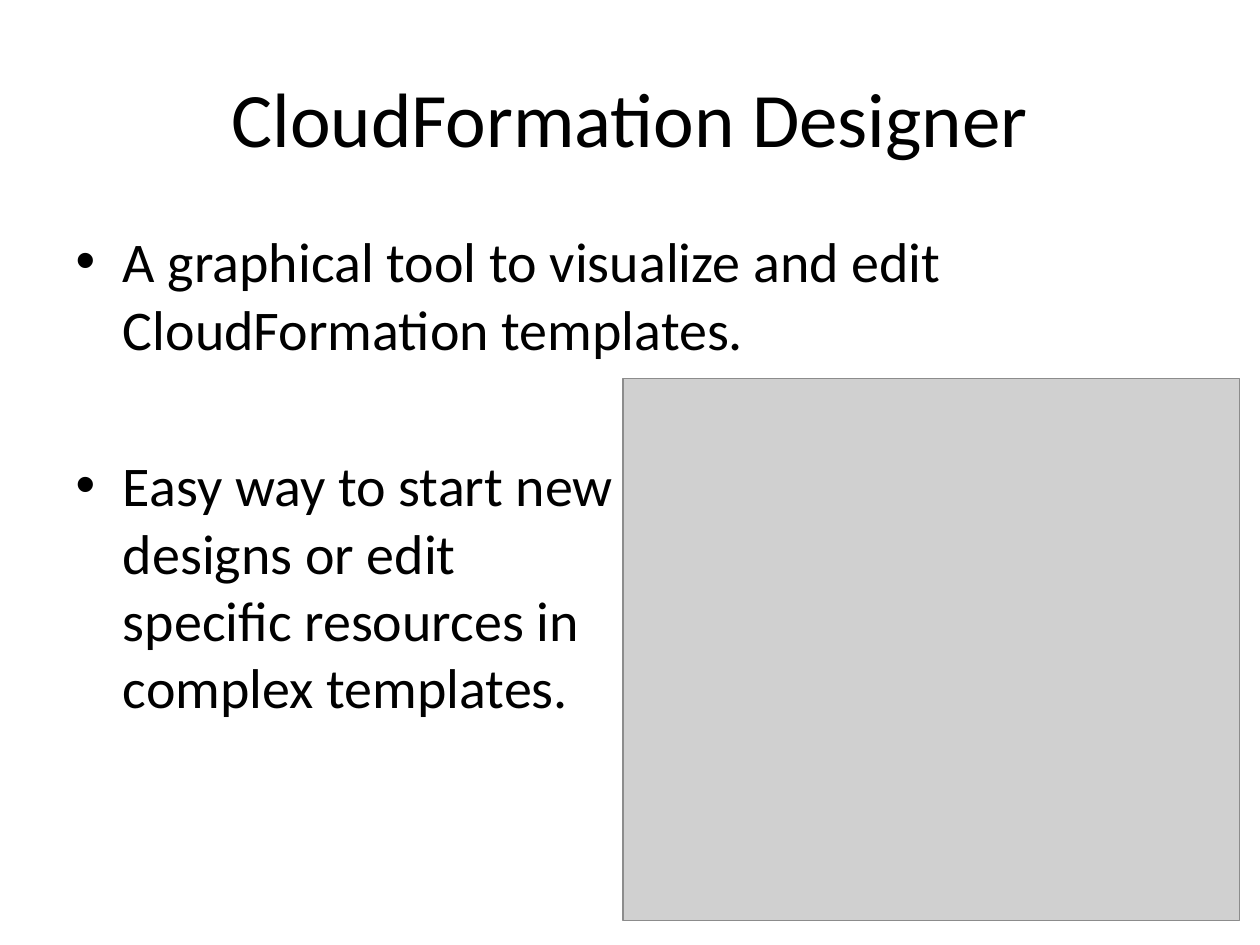
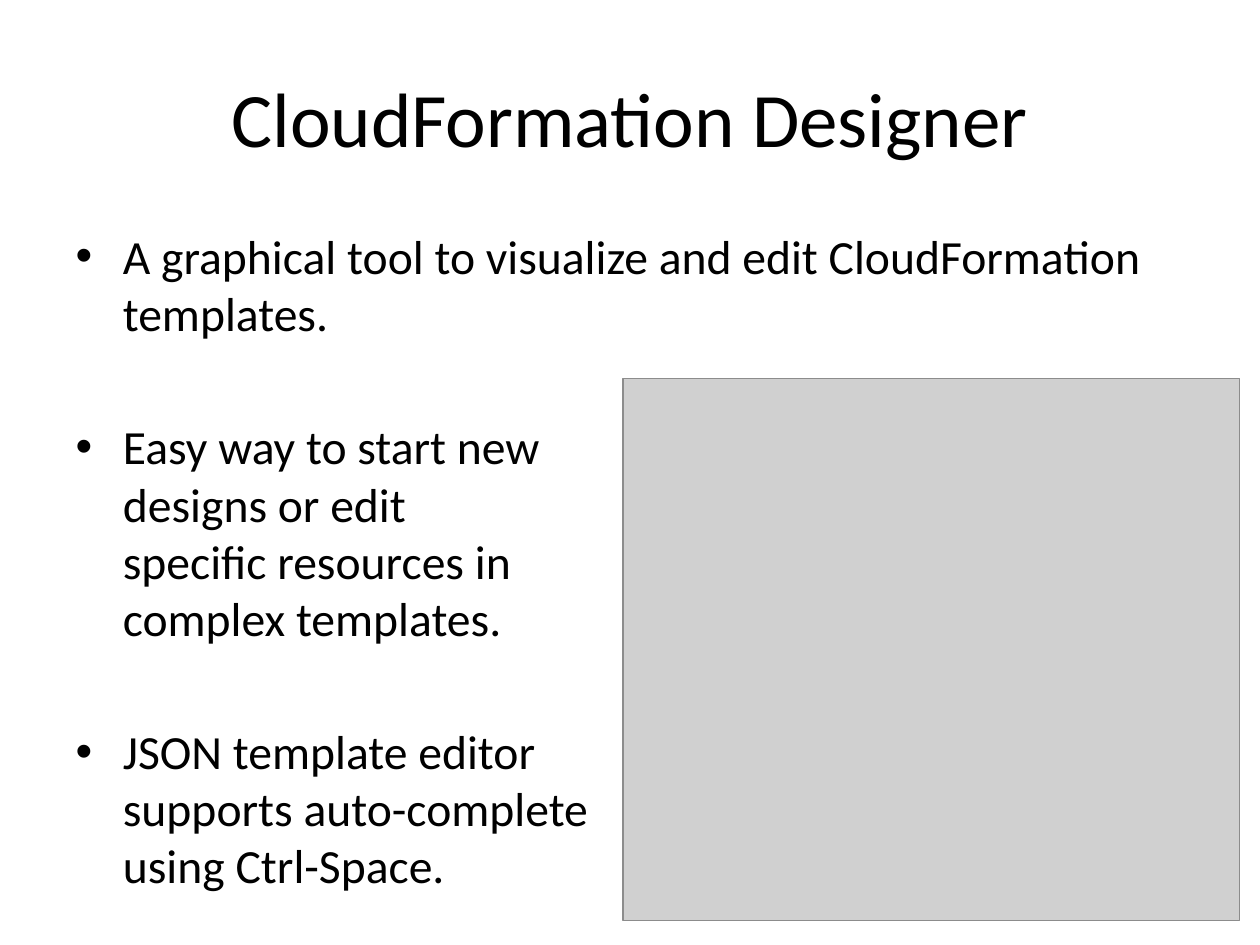
Before and after one commit to jasondbaker/infrastructure-class, a slide deck: slide 30 of infrastructure-week-9.pptx. Drawn at 1260x945 pixels with LibreOffice and Linux fonts; fonts in the diff are those of the drawing; grey boxes stand for pictures. Boxes give left, top, right and bottom in pixels: in the first picture for what was removed or moved away, otherwise in the second. Text is boxed around its words. In the diff, an @@ line names an element or a change of style, - is before the commit and + after.

Commit message:
update cloudstack lecture and add cloudstack assignment

```diff
--- a/infrastructure-week-9.pptx
+++ b/infrastructure-week-9.pptx
@@ text at <box>123,241,1140,644</box>: size 32 to 27.2 pt in "A graphical tool to visualize and edit ...", "Easy way to start new designs or ..." @@
@@ text at <box>123,736,588,892</box>: paragraph added @@
+• JSON template editor
+  supports auto-complete
+  using Ctrl-Space.
```
Also in this commit, not shown: 3 other slides changed, 2 slides added, 2 other files.
